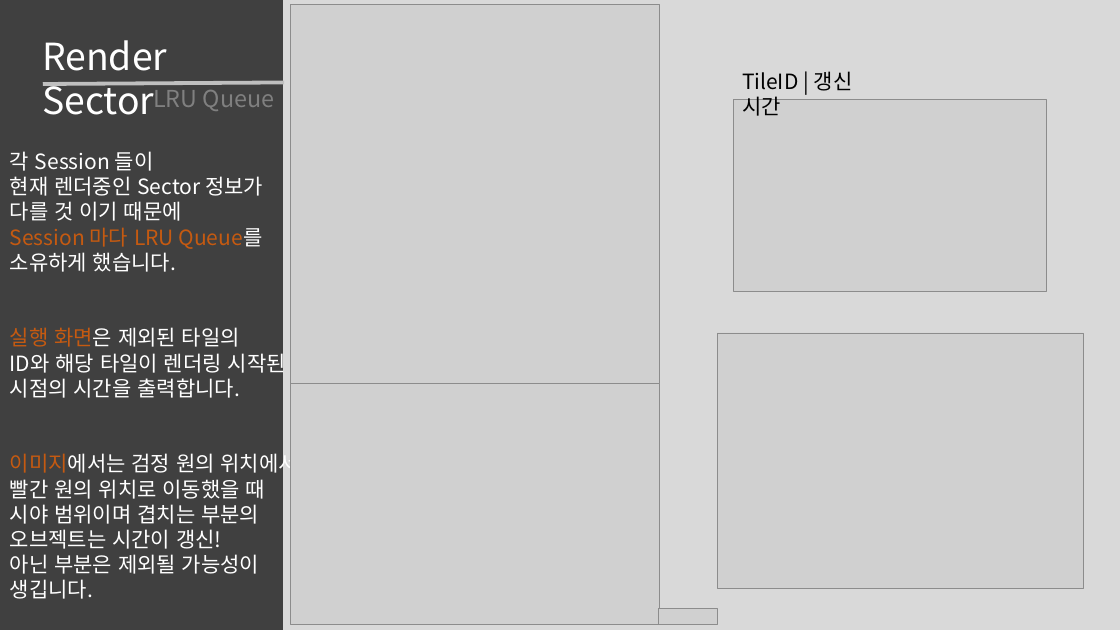
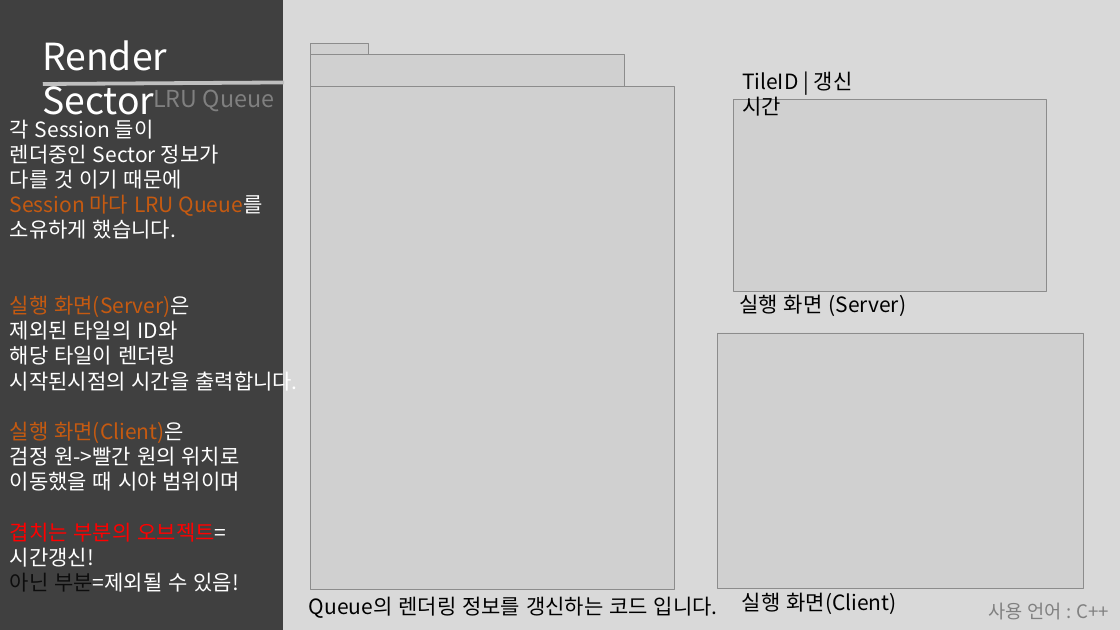
Before and after one commit to roka0105/Team.Yggdrasil_Server, a slide deck: slide 12 of 최예람 포트폴리오.pptx (slide 11 before the commit). Drawn at 1120x630 pixels with LibreOffice and Linux fonts; fonts in the diff are those of the drawing; grey boxes stand for pictures. Boxes give left, top, right and bottom in pixels: in the first picture for what was removed or moved away, otherwise in the second. Text is boxed around its words. In the diff, an @@ line names an element or a change of style, - is before the commit and + after.

```diff
--- a/최예람 포트폴리오.pptx
+++ b/최예람 포트폴리오.pptx
@@ picture removed at (291,4,660,385) @@
@@ picture: place and size @@
-picture at (659,608,718,624)
+picture at (310,44,369,60)
@@ picture added at (310,55,624,87) @@
@@ text "각 Session 들이": place and size @@
-text "각 Session 들이" at (10,151,298,599)
+text "각 Session 들이" at (10,119,297,592)
@@ picture added at (310,87,674,590) @@
@@ text at (10,144,219,164): text changed @@
-현재 렌더중인 Sector 정보가
+렌더중인 Sector 정보가
@@ text at (10,295,297,592): text changed @@
-실행 화면은 제외된 타일의
-ID와 해당 타일이 렌더링 시작된
-시점의 시간을 출력합니다.
-이미지에서는 검정 원의 위치에서
-빨간 원의 위치로 이동했을 때
-시야 범위이며 겹치는 부분의
-오브젝트는 시간이 갱신!
-아닌 부분은 제외될 가능성이
-생깁니다.
+실행 화면(Server)은
+제외된 타일의 ID와
+해당 타일이 렌더링
+시작된시점의 시간을 출력합니다.
+실행 화면(Client)은
+검정 원->빨간 원의 위치로
+이동했을 때 시야 범위이며
+겹치는 부분의 오브젝트=시간갱신!
+아닌 부분=제외될 수 있음!
@@ text added at (739,291,906,316), 18 pt, text #000000 @@
+실행 화면 (Server)
@@ picture removed at (291,383,660,624) @@
@@ text added at (309,596,718,618), 18 pt, text #000000 @@
+Queue의 렌더링 정보를 갱신하는 코드 입니다.
@@ text added at (742,592,896,614), 18 pt, text #000000 @@
+실행 화면(Client)
@@ text added at (988,603,1109,619), 16 pt, text #808080 @@
+사용 언어 : C++
```
Also in this commit, not shown: 14 other slides changed, 7 slides added, 3 slides removed, 11 other files.
